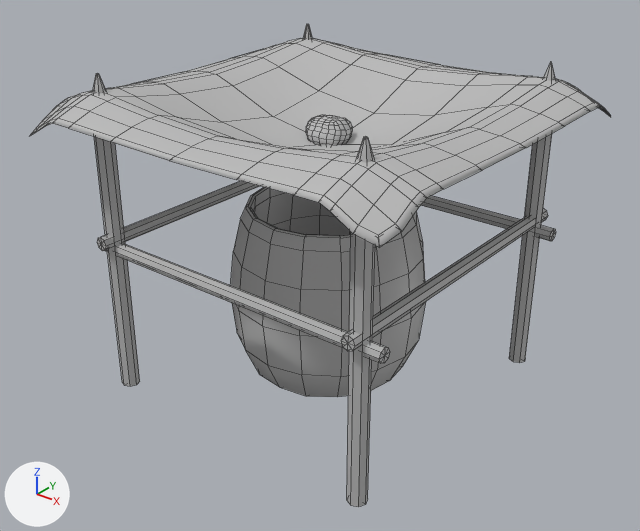
The FBX model Assets/Models/CreatureCamp/Models/WaterSpill.fbx: old version first, new version second.
Both versions are drawn from a camera (50 mm lens) standing at (0.1015, -0.1297, 0.1036) and looking at (0.0005, -0.0035, 0.0253). Lighting does not change. The marker at lower left points along +X, +Y and +Z. Mesh edges are drawn as thin lines. Where no turn or scale is listed for an object, it has been applied to the vertices.

Script lines for the objects in view, before the commit:
```python
me_mesh = bpy.data.meshes.new('Mesh')
me_mesh.from_pydata(...)  # 934 vertices, 976 faces; spans x -0.0408..0.0408, y -0.0408..0.0408, z -0.0014..0.0647
me_mesh.materials.append(mat_lambert1)  # grey #bcbcbc
# before: 8 (0.0301, 0.0301, 0.0647) at pixel (551, 61), 9 (0.03, 0.0301, 0.0647) at pixel (551, 61), 10 (0.0299, 0.0301, 0.0647) at pixel (550, 61), 11 (0.0299, 0.03, 0.0647) at pixel (550, 61), 12 (0.0299, 0.0299, 0.0647) at pixel (550, 61)
# before: 13 (0.03, 0.0299, 0.0647) at pixel (550, 62), 14 (0.0301, 0.0299, 0.0647) at pixel (551, 62), 15 (0.0301, 0.03, 0.0647) at pixel (551, 62), 18 (0.0313, 0.0313, 0.0596), 19 (0.03, 0.0319, 0.0596)
# before: 20 (0.0287, 0.0313, 0.0596), 21 (0.0281, 0.03, 0.0596), 22 (0.0287, 0.0287, 0.0596), 23 (0.03, 0.0281, 0.0596), 24 (0.0313, 0.0287, 0.0596)
# before: 25 (0.0319, 0.03, 0.0596)
# before: 70 (-0.0287, 0.0313, 0.0581), 71 (-0.03, 0.0319, 0.0581), 72 (-0.0313, 0.0313, 0.0581), 73 (-0.0319, 0.03, 0.0581), 74 (-0.0313, 0.0287, 0.0581)
# before: 75 (-0.03, 0.0281, 0.0581), 76 (-0.0287, 0.0287, 0.0581), 77 (-0.0281, 0.03, 0.0581)
# before: 87 (0.03, -0.0296, 0.0647) at pixel (366, 136), 89 (0.0296, -0.03, 0.0647) at pixel (363, 136), 91 (0.03, -0.0304, 0.0647) at pixel (364, 137), 93 (0.0304, -0.03, 0.0647) at pixel (367, 137), 96 (0.0313, -0.0287, 0.0596)
# before: 97 (0.03, -0.0281, 0.0596), 98 (0.0287, -0.0287, 0.0596), 99 (0.0281, -0.03, 0.0596), 100 (0.0287, -0.0313, 0.0596), 101 (0.03, -0.0319, 0.0596)
# before: 102 (0.0313, -0.0313, 0.0596), 103 (0.0319, -0.03, 0.0596)
ob_waterspill = bpy.data.objects.new('WaterSpill', me_mesh)
ob_waterspill.location = (0.0, 0.0, 0.0)
```
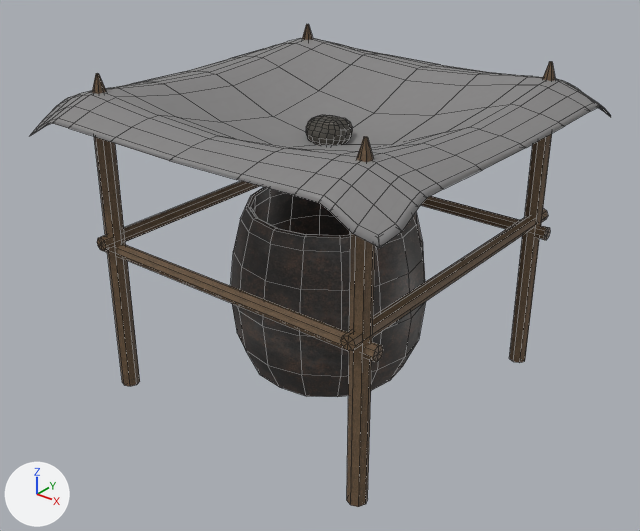
Location of each change, (x1, y1, x2, y2) in pixels of the pictures (640 x 531 px; the box of a moved part takes in the faces that stretch with it):
part 1 of me_mesh, moved or reshaped
    before: (104, 244, 390, 364)
    after: (99, 244, 383, 362)
part 2 of me_mesh, added (brown)
    after: (421, 196, 550, 240)
part 3 of me_mesh, deleted
    before: (421, 196, 556, 241)
part 4 of me_mesh, moved or reshaped
    both: (509, 62, 555, 363)
part 5 of me_mesh, moved or reshaped
    before: (303, 24, 312, 40)
    after: (302, 24, 313, 40)
part 6 of me_mesh, moved or reshaped
    before: (347, 136, 375, 507)
    after: (347, 137, 375, 507)
part 7 of me_mesh, recoloured (grey to brown)
    both: (92, 24, 548, 386)
part 8 of me_mesh, recoloured
    both: (31, 38, 609, 248)
part 9 of me_mesh, recoloured
    both: (306, 115, 352, 145)
part 10 of me_mesh, recoloured (grey to black)
    both: (231, 187, 426, 397)

The edits, one by one:
Picture 'TexturesCom_Rust_Pitted_512_albedo.tif' (img_texturescom_rust_pitted_512_albedo_tif) is new.
Picture 'TexturesCom_Plastic_Tarp3_512_albedo.tif' (img_texturescom_plastic_tarp3_512_albedo_tif) is new.
Picture 'TexturesCom_Wood_Rough_512_albedo.tif' (img_texturescom_wood_rough_512_albedo_tif) is new.
Picture 'TexturesCom_Rock_CliffGranite3_512_albedo.tif' (img_texturescom_rock_cliffgranite3_512_albedo_tif) is new.
Material 'M_Iron' (mat_m_iron) is new.
Uses the picture img_texturescom_rust_pitted_512_albedo_tif.
Material 'M_Canvas' (mat_m_canvas) is new.
Uses the picture img_texturescom_plastic_tarp3_512_albedo_tif.
Material 'M_Oldwood' (mat_m_oldwood) is new.
Uses the picture img_texturescom_wood_rough_512_albedo_tif.
Material 'M_rock' (mat_m_rock) is new.
Uses the picture img_texturescom_rock_cliffgranite3_512_albedo_tif.
me_mesh has 934 vertices, 976 faces and spans x -0.0408..0.0408, y -0.0408..0.0408, z -0.0014..0.0647.
me_mesh is used by ob_waterspill; location (0.0, 0.0, 0.0).
Verts and faces of me_mesh; kept vertices keep their numbers, new ones are numbered from 934.
me_mesh part 1: the loose piece of 18 vertices spanning x -0.0329..0.0347, y -0.0314..-0.0286, z 0.0285..0.0314 is turned -180 degrees about the z axis through its middle, then moved by (-0.0012, 0.0, -0.0001), in mat_m_oldwood.
me_mesh part 2: a new loose piece, an 8-sided cylinder along x spanning x -0.0341..0.0334, y 0.0286..0.0314, z 0.0284..0.0312, in mat_m_oldwood.
me_mesh part 3: the loose piece of 18 vertices spanning x -0.0329..0.0347, y 0.0286..0.0314, z 0.0285..0.0314 is deleted.
Part 4, on me_mesh:
Vertices 18 to 25 move by (0.0, 0.0, -0.0002).
Vertex 12 moves to (0.0298, 0.0298, 0.0647), pixel (549, 62).
Vertex 13 moves to (0.03, 0.0297, 0.0647), pixel (550, 62).
Vertex 14 moves to (0.0302, 0.0298, 0.0647), pixel (551, 62).
Vertex 15 moves to (0.0303, 0.03, 0.0647), pixel (552, 62).
Vertex 8 moves to (0.0302, 0.0302, 0.0647), pixel (552, 61).
Vertex 9 moves to (0.03, 0.0303, 0.0647), pixel (551, 61).
Vertex 10 moves to (0.0298, 0.0302, 0.0647), pixel (550, 61).
Vertex 11 moves to (0.0297, 0.03, 0.0647), pixel (549, 61).
Part 5, on me_mesh:
Vertices 70 to 77 move by (0.0, 0.0, 0.0013).
Part 6, on me_mesh:
Vertices 96 to 103 move by (0.0, 0.0, -0.0002).
Vertex 87 moves to (0.03, -0.0297, 0.0647), pixel (366, 136).
Vertex 93 moves to (0.0303, -0.03, 0.0647), pixel (367, 137).
Vertex 91 moves to (0.03, -0.0303, 0.0647), pixel (364, 137).
Vertex 89 moves to (0.0297, -0.03, 0.0647), pixel (363, 136).
me_mesh part 7: 176 faces spanning x -0.0319..0.0319, y -0.0334..0.0341, z -0.0014..0.0647 switch from mat_lambert1 (grey #bcbcbc) to mat_m_oldwood.
me_mesh part 8: 384 faces spanning x -0.0408..0.0408, y -0.0408..0.0408, z 0.0489..0.0616 switch from mat_lambert1 (grey #bcbcbc) to mat_m_canvas.
me_mesh part 9: 128 faces spanning x -0.0057..0.0044, y -0.0039..0.0046, z 0.0496..0.0553 switch from mat_lambert1 (grey #bcbcbc) to mat_m_rock.
me_mesh part 10: 240 faces spanning x -0.0205..0.0205, y -0.0205..0.0205, z 0.0..0.0376 switch from mat_lambert1 (grey #bcbcbc) to mat_m_iron.
